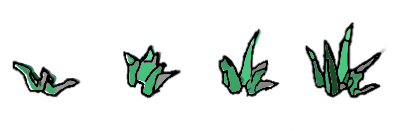
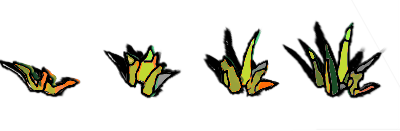
Revision of a layered (400, 131) image; what changed, layer by layer:
moved "wood.png" above "Transformation", painted on it over bbox(11, 0, 400, 130)
painted on "Transformation" over bbox(0, 0, 400, 130)
